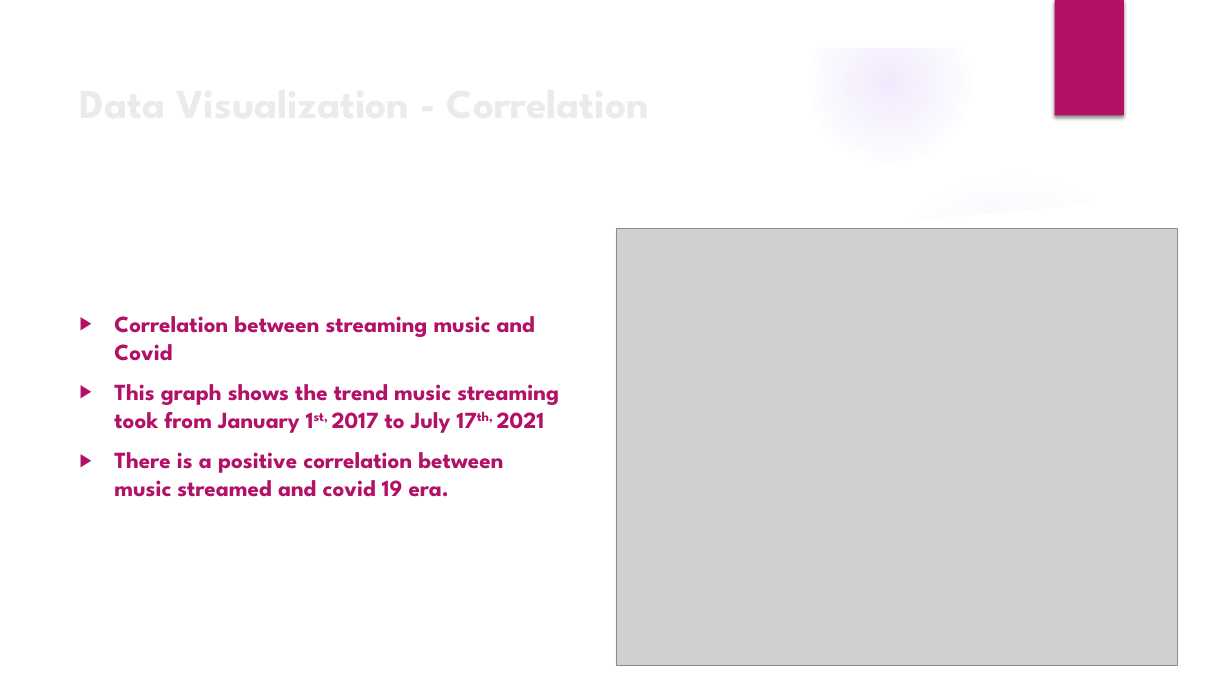
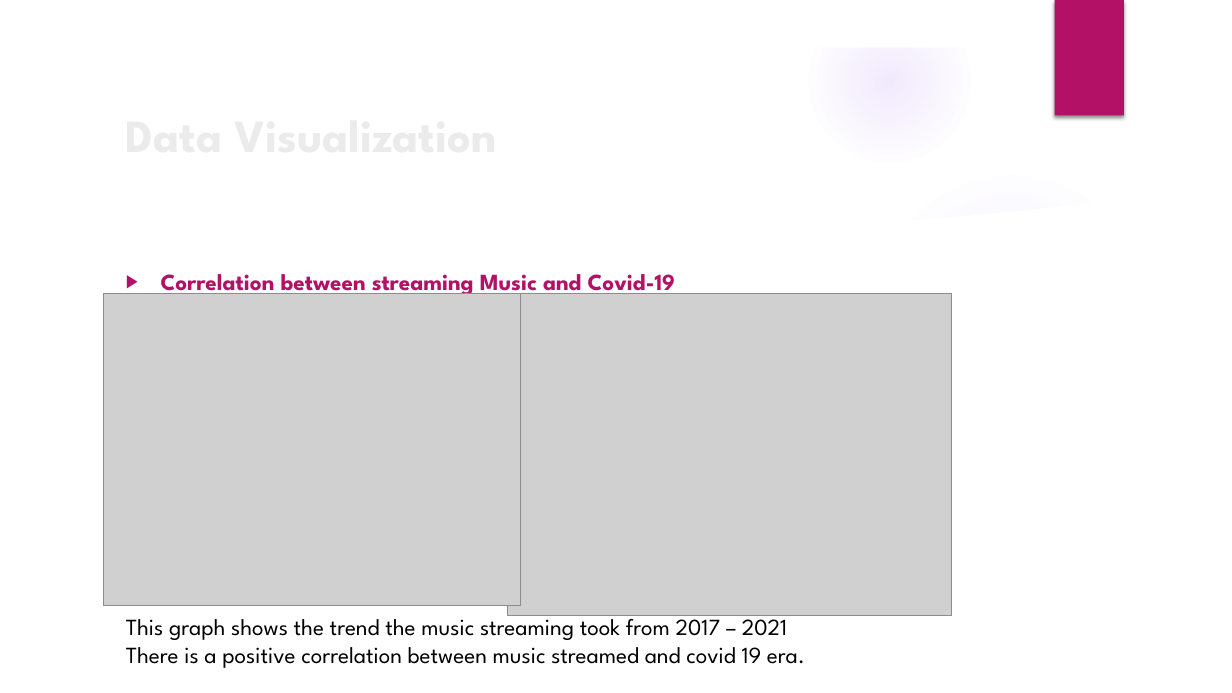
Before and after one commit to The-Music-Notes/Music_Data, a slide deck: slide 12 of Music Notes 2024.pptx (slide 13 before the commit). Drawn at 1232x693 pixels with LibreOffice and Linux fonts; fonts in the diff are those of the drawing; grey boxes stand for pictures; background and template pictures are left out. Boxes give left, top, right and bottom in pixels: in the first picture for what was removed or moved away, otherwise in the second. Text is boxed around its words. In the diff, an @@ line names an element or a change of style, - is before the commit and + after.

```diff
--- a/Music Notes 2024.pptx
+++ b/Music Notes 2024.pptx
@@ title at [116, 98, 1002, 169]: text changed; size 32 to 36 pt @@
-Data Visualization - Correlation
+Data Visualization
@@ picture: place and size @@
-picture at [616, 228, 1178, 665]
+picture at [104, 293, 521, 605]
@@ text at [161, 274, 676, 297]: text changed @@
-▶ Correlation between streaming music and Covid
-▶ This graph shows the trend music streaming took from January 1st, 2017 to July 17th, 2021
-▶ There is a positive correlation between music streamed and covid 19 era.
+▶ Correlation between streaming Music and Covid-19
@@ picture added at [507, 293, 952, 616] @@
@@ text added at [126, 612, 805, 668], 18 pt, text #000000 @@
+This graph shows the trend the music streaming took from 2017 – 2021
+There is a positive correlation between music streamed and covid 19 era.
```
Also in this commit, not shown: 7 other slides changed, 3 slides added, 7 slides removed, 4 other files.
